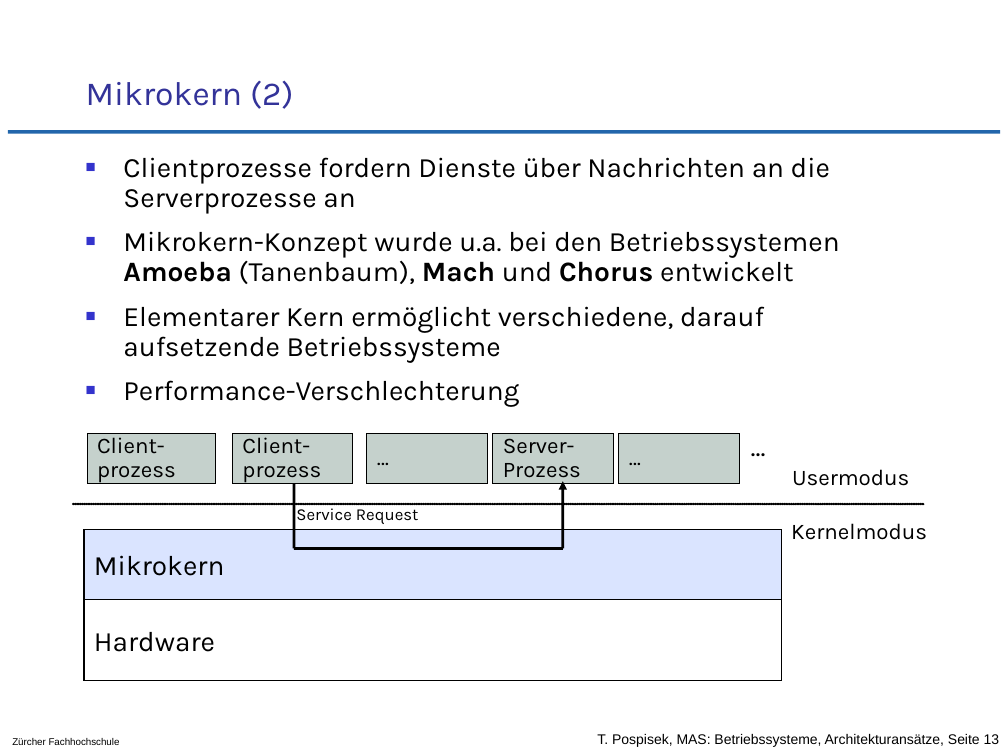
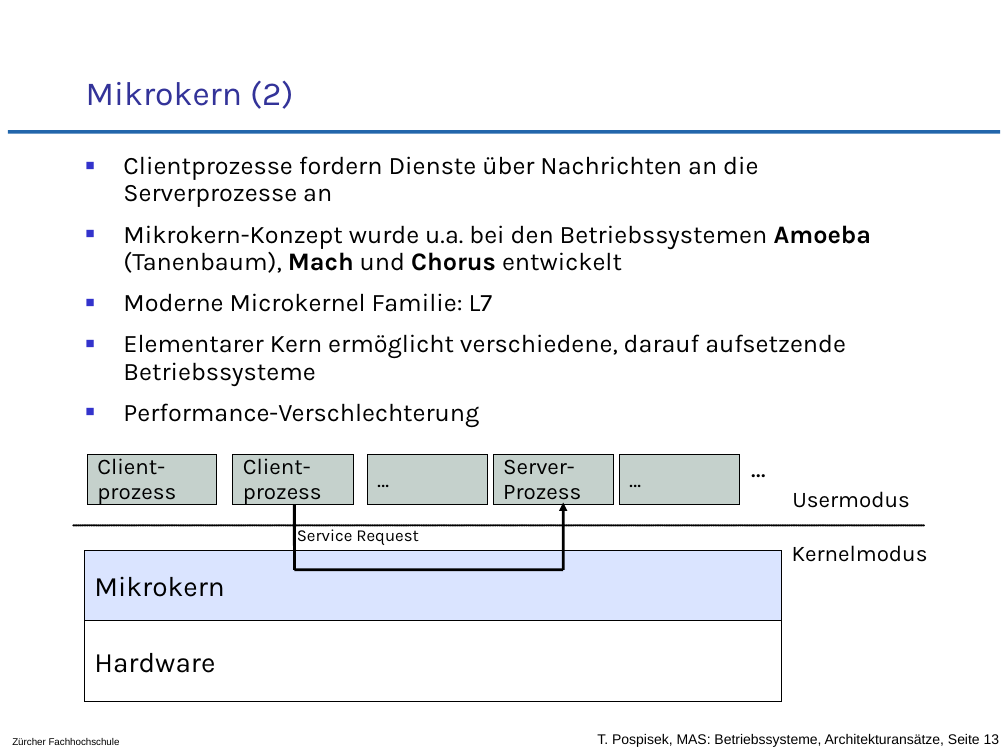
Before and after one commit to tpo/betriebssysteme, a slide deck: slide 13 of 02-2_Architekturansätze.odp. Drawn at 1008x756 pixels with LibreOffice and Linux fonts; fonts in the diff are those of the drawing; background and template pictures are left out. Boxes give left, top, right and bottom in pixels: in the first picture for what was removed or moved away, otherwise in the second. Text is boxed around its words. In the diff, an @@ line names an element or a change of style, - is before the commit and + after.

```diff
--- a/02-2_Architekturansätze.odp
+++ b/02-2_Architekturansätze.odp
@@ text at box(123, 156, 871, 427): size 20 to 18 pt in "Clientprozesse fordern Dienste über Nachrichten an die ...", "Mikrokern-Konzept wurde u.a. bei den Betriebssystemen Amoeba ...", "Elementarer Kern ermöglicht verschiedene, darauf aufsetzende ...", "Performance-Verschlechterung" @@
@@ text at box(123, 293, 493, 312): paragraph added @@
+■ Moderne Microkernel Familie: L7
@@ 7 rectangles, 4 texts, 3 lines, 1 arrow: place and size @@
-7 rectangles, 4 texts, 3 lines, 1 arrow at box(73, 423, 927, 680)
+7 rectangles, 4 texts, 3 lines, 1 arrow at box(74, 445, 928, 702)
```
Also in this commit, not shown: 4 other slides changed, 15 other files.
